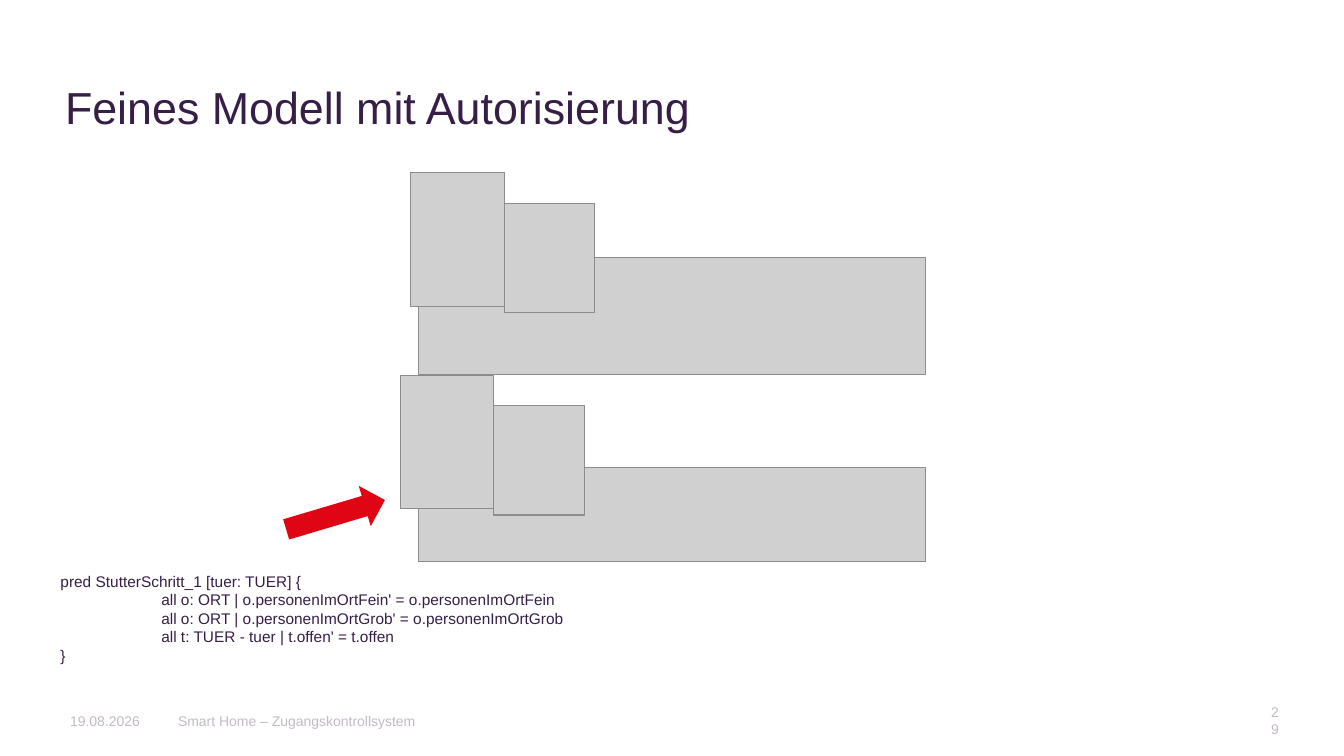
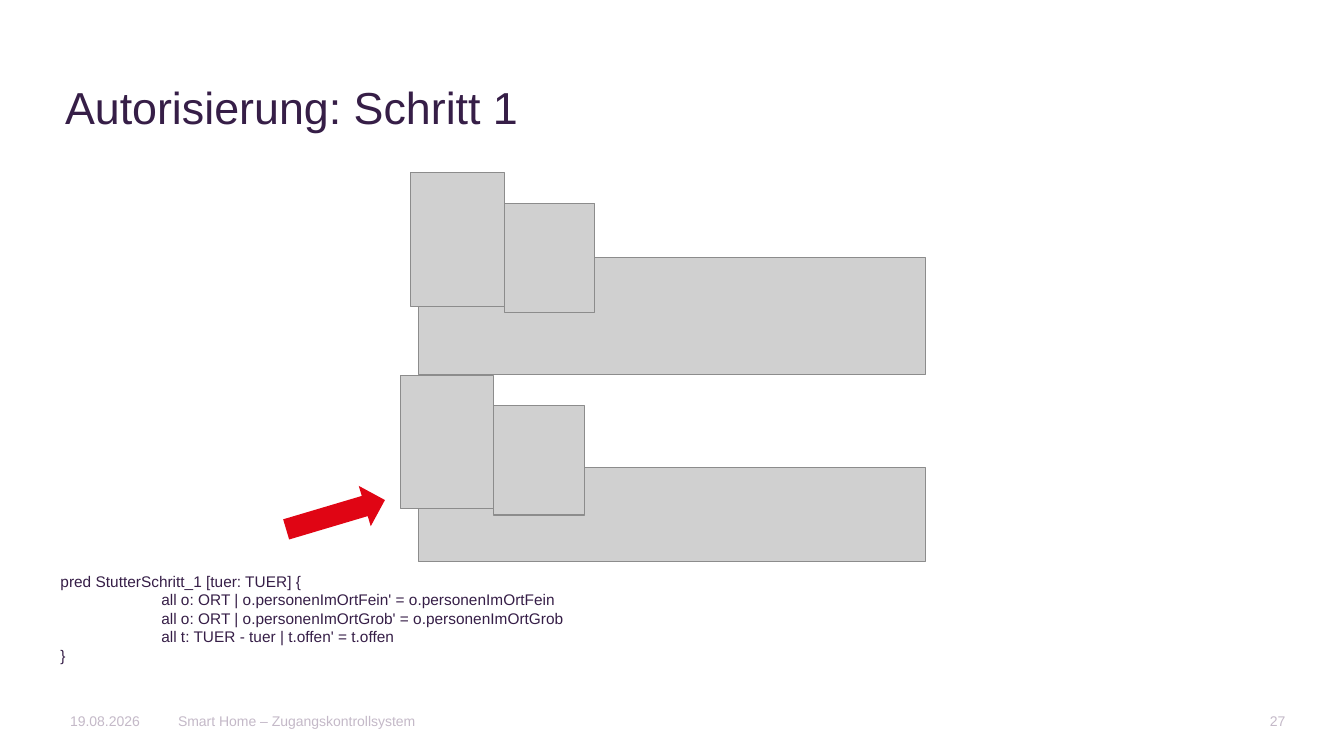
Before and after one commit to AnnaLiviaMartin/rs-smart-home, a slide deck: slide 27 of presentation/Smart_Home_Zugangskontrollsystem.pptx (slide 29 before the commit). Drawn at 1344x756 pixels with LibreOffice and Linux fonts; fonts in the diff are those of the drawing; grey boxes stand for pictures; background and template pictures are left out. Boxes give left, top, right and bottom in pixels: in the first picture for what was removed or moved away, otherwise in the second. Text is boxed around its words. In the diff, an @@ line names an element or a change of style, - is before the commit and + after.

```diff
--- a/presentation/Smart_Home_Zugangskontrollsystem.pptx
+++ b/presentation/Smart_Home_Zugangskontrollsystem.pptx
@@ title at box(65, 91, 518, 133): text changed @@
-Feines Modell mit Autorisierung
+Autorisierung: Schritt 1
@@ page number at box(1270, 716, 1286, 726): text changed @@
-29
+27
```
Also in this commit, not shown: 18 other slides changed, 4 slides added, 5 slides removed.
